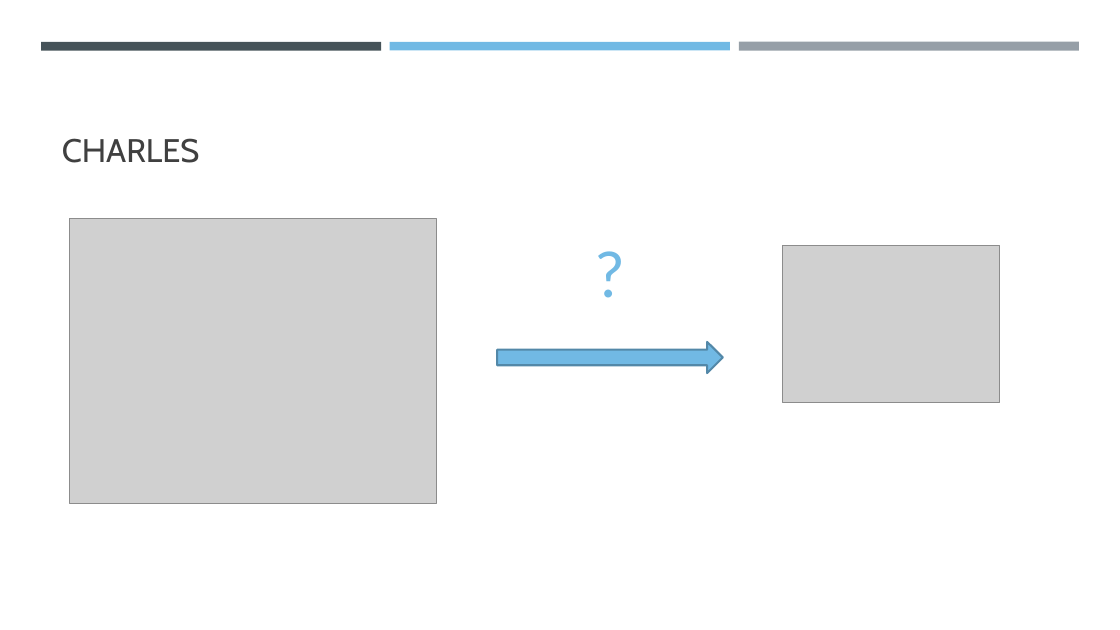
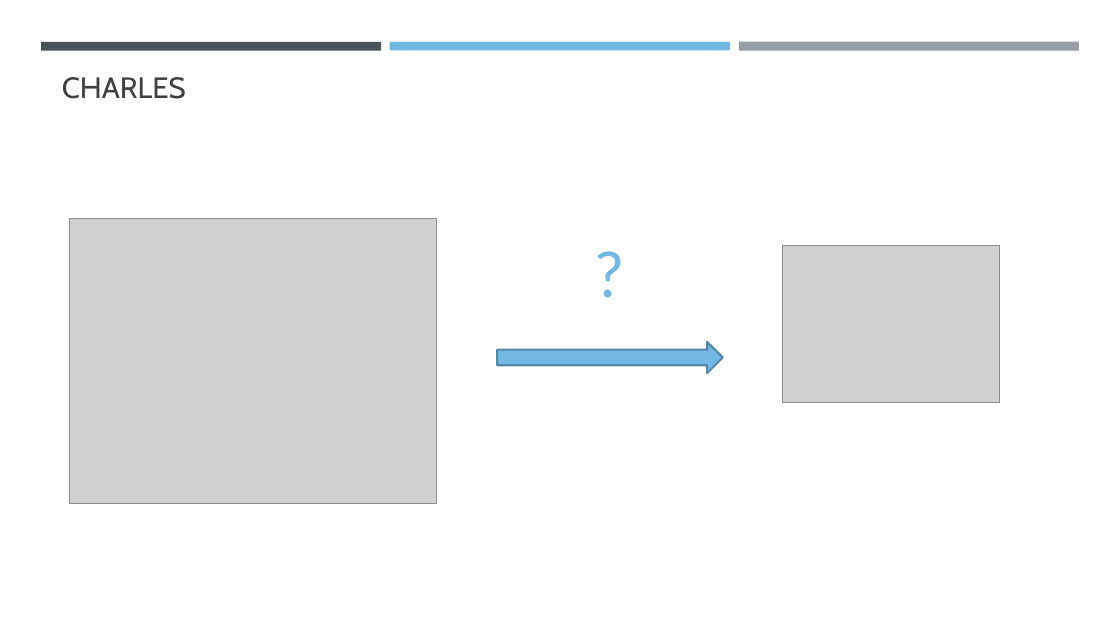
Before and after one commit to FlavioGala/giufla, a slide deck: slide 2 of projectSineWave/reports/PRESENTATION/Wave synthesis with field programmable gate array.pptx. Drawn at 1120x630 pixels with LibreOffice and Linux fonts; fonts in the diff are those of the drawing; grey boxes stand for pictures. Boxes give left, top, right and bottom in pixels: in the first picture for what was removed or moved away, otherwise in the second. Text is boxed around its words. In the diff, an @@ line names an element or a change of style, - is before the commit and + after.

```diff
--- a/projectSineWave/reports/PRESENTATION/Wave synthesis with field programmable gate array.pptx
+++ b/projectSineWave/reports/PRESENTATION/Wave synthesis with field programmable gate array.pptx
@@ title "CHARLES" at (62,77,186,99): size 28 to 25.2 pt @@
```
Also in this commit, not shown: 4 other slides changed, 7 slides added, 1 slide removed, 17 other files.
